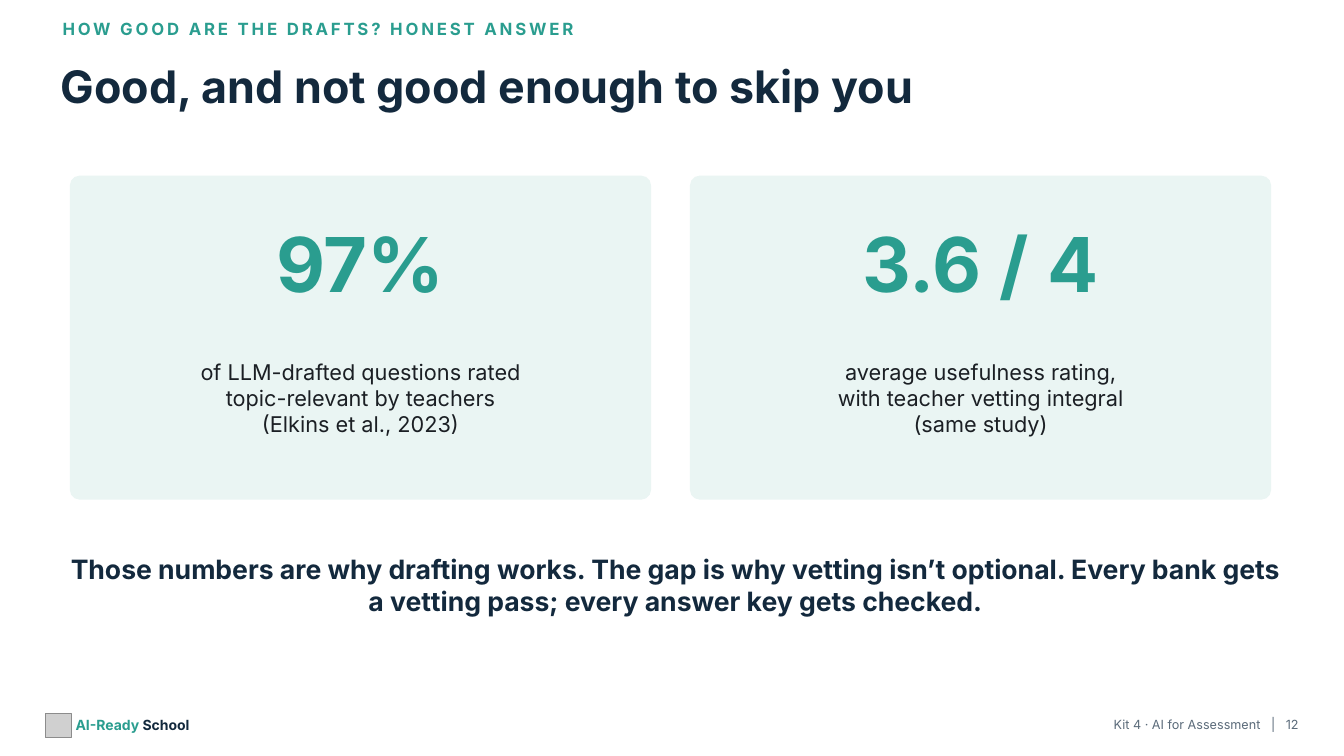
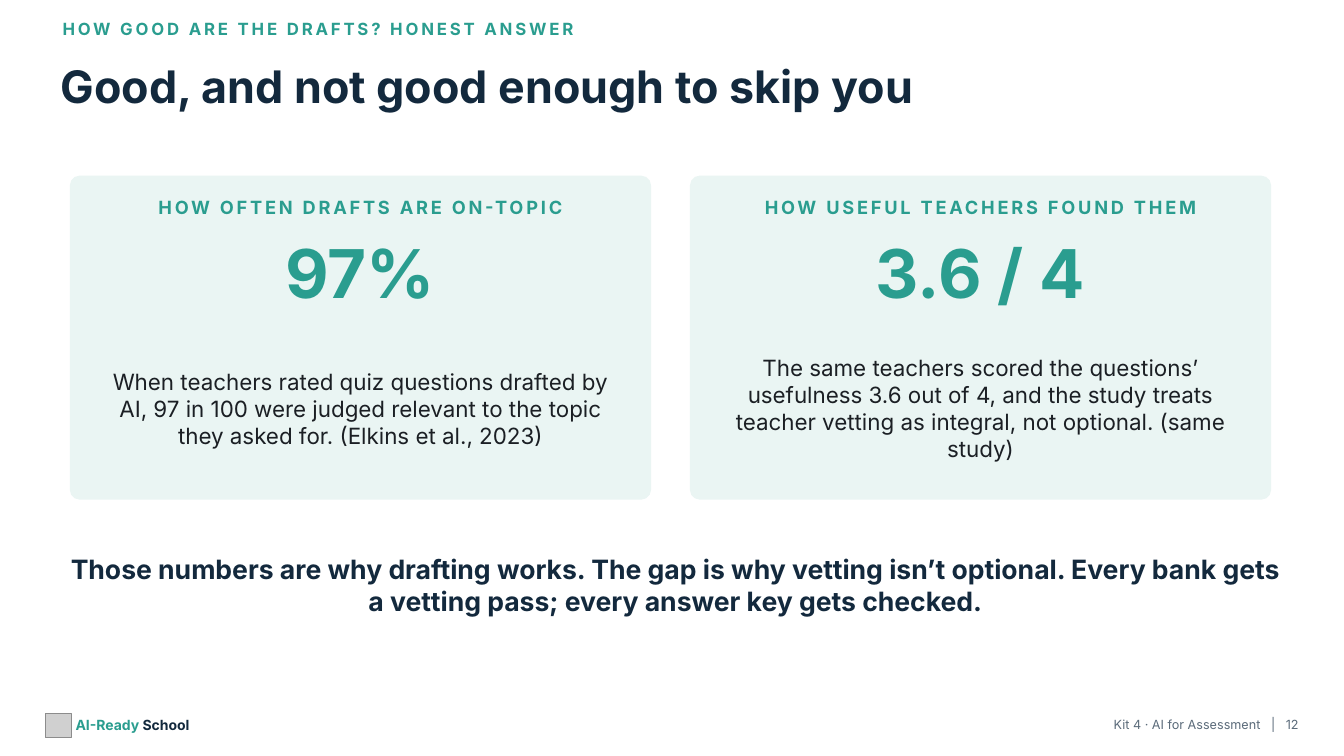
Before and after one commit to aspinozzi1/Ai-School-Ready, a slide deck: slide 12 of kits/kit04/Kit04_PresentationDeck.pptx. Drawn at 1344x756 pixels with LibreOffice and Linux fonts; fonts in the diff are those of the drawing; grey boxes stand for pictures. Boxes give left, top, right and bottom in pixels: in the first picture for what was removed or moved away, otherwise in the second. Text is boxed around its words. In the diff, an @@ line names an element or a change of style, - is before the commit and + after.

```diff
--- a/kits/kit04/Kit04_PresentationDeck.pptx
+++ b/kits/kit04/Kit04_PresentationDeck.pptx
@@ text added at (x1=71, y1=192, x2=650, y2=224), 13 pt, text #2A9D8F, bold @@
+HOW OFTEN DRAFTS ARE ON-TOPIC
@@ text added at (x1=691, y1=192, x2=1270, y2=224), 13 pt, text #2A9D8F, bold @@
+HOW USEFUL TEACHERS FOUND THEM
@@ text "97%" moved from (x1=276, y1=236, x2=444, y2=293) to (x1=286, y1=248, x2=436, y2=299) @@
@@ text "97%" at (x1=286, y1=248, x2=436, y2=299): size 54 to 48 pt @@
@@ text "3.6 / 4" at (x1=876, y1=248, x2=1085, y2=299): size 54 to 48 pt @@
@@ text "3.6 / 4" moved from (x1=863, y1=236, x2=1098, y2=293) to (x1=876, y1=248, x2=1085, y2=299) @@
@@ text at (x1=736, y1=359, x2=1225, y2=462): text changed; size 15.5 to 16 pt @@
-average usefulness rating,
-with teacher vetting integral
-(same study)
+The same teachers scored the questions’ usefulness 3.6 out of 4, and the study treats teacher vetting as integral, not optional. (same study)
@@ text at (x1=113, y1=373, x2=608, y2=449): text changed; size 15.5 to 16 pt @@
-of LLM-drafted questions rated
-topic-relevant by teachers
-(Elkins et al., 2023)
+When teachers rated quiz questions drafted by AI, 97 in 100 were judged relevant to the topic they asked for. (Elkins et al., 2023)
```
Also in this commit, not shown: 1 other file.
